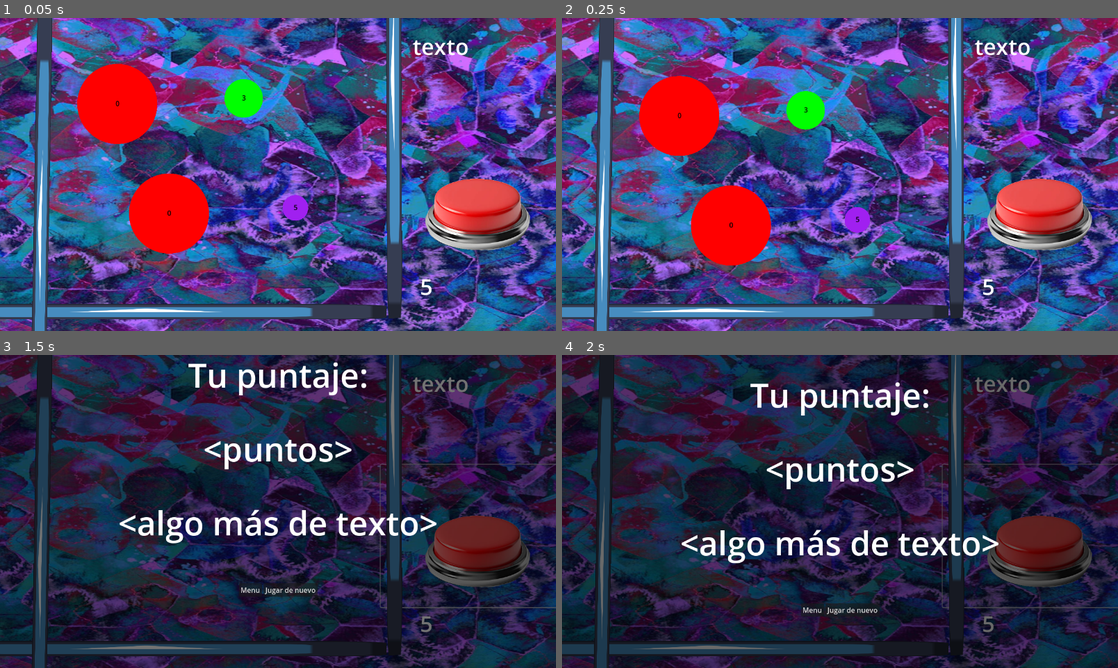
Above: before the commit, frames 1-4 (two rows, left to right).
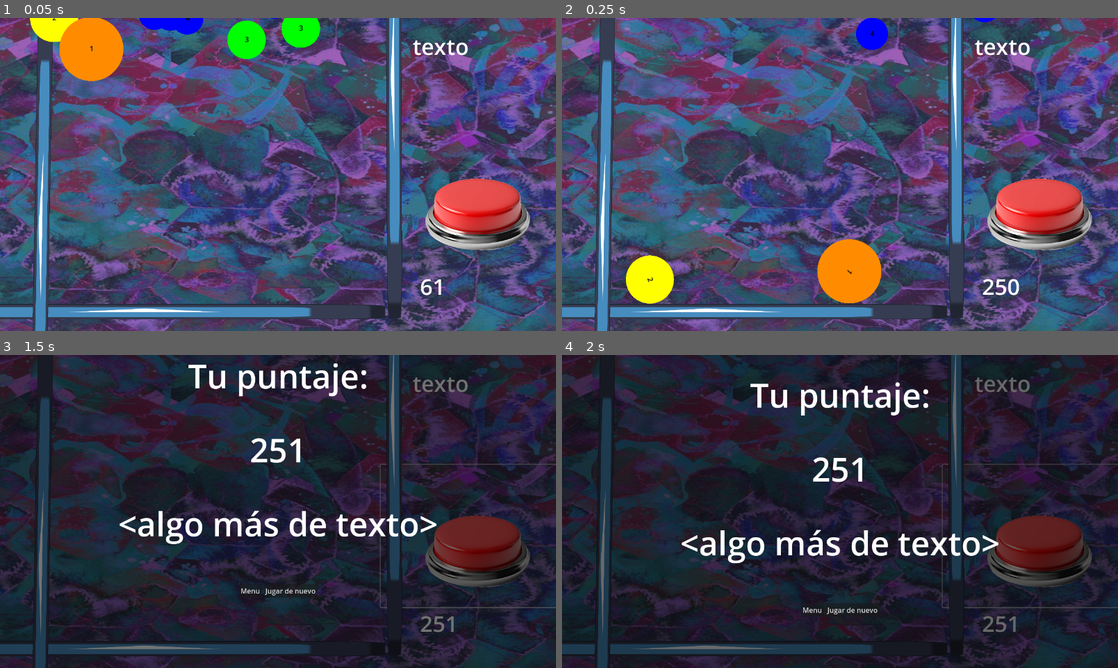
Above: after the commit, the same moments.

Repository: EmpanadaDeAbuela/fusion
Game: Godot game, scene res://Scenes/main.tscn
Same seed, same stepped clock (60 frames per second), same inputs: the game is played once before the commit and once after it. The engine's default icon, where the game draws it, is replaced by a stand-in: a white triangle on a blue panel in a dark square.
Inputs (mouse positions are in pixels of both pictures, inside the frame that each line leads up to):
- Up to frame 1 (0.05 s): no input
- Up to frame 2 (0.25 s): no input
- Up to frame 3 (1.5 s): click (478, 536) at 0.5 s; click "Jugar de nuevo" at 1.25 s
- Up to frame 4 (2 s): no input

The runs differ from the first frame. In frame 1, 56% of the frame differs, in the area x 0-100%, y 0-100%; in frame 2, 57%; in frame 3, 12%; in frame 4, 7.5%.

Commit message:
hola profe

Diff:
--- a/Scenes/main.tscn
+++ b/Scenes/main.tscn
@@ -1,9 +1,8 @@
-[gd_scene load_steps=12 format=3 uid="uid://dw4rb18qjspg0"]
+[gd_scene load_steps=11 format=3 uid="uid://dw4rb18qjspg0"]
 
 [ext_resource type="Texture2D" uid="uid://cintlrmjfsdta" path="res://Sprites/icon.svg" id="1_2tyx8"]
 [ext_resource type="Script" path="res://Scripts/fusionManager.gd" id="1_8st66"]
 [ext_resource type="Script" path="res://Scripts/ballSpawner.gd" id="2_6spoq"]
-[ext_resource type="PackedScene" uid="uid://bn4xb64ckllpp" path="res://Prefabs/ball.tscn" id="2_7qxot"]
 [ext_resource type="Script" path="res://Scripts/clickManager.gd" id="2_ckqlq"]
 [ext_resource type="Texture2D" uid="uid://d17wxgak05jb3" path="res://Sprites/fondoPlacegolder.png" id="2_h3emj"]
 [ext_resource type="Texture2D" uid="uid://be0i0xlrwg0jy" path="res://Sprites/btn.png" id="6_xln5p"]
@@ -18,6 +17,7 @@
 script = ExtResource("1_8st66")
 
 [node name="FondoPlacegolder" type="Sprite2D" parent="."]
+modulate = Color(1, 1, 1, 0.588235)
 position = Vector2(-9.00002, 22)
 scale = Vector2(2.15, 1.245)
 texture = ExtResource("2_h3emj")
@@ -53,7 +53,7 @@
 [node name="Node" type="Node" parent="."]
 
 [node name="Area2D" type="StaticBody2D" parent="Node"]
-position = Vector2(-296, 344)
+position = Vector2(-299.115, 344)
 
 [node name="CollisionShape2D" type="CollisionShape2D" parent="Node/Area2D"]
 position = Vector2(545, -508.5)
@@ -66,7 +66,7 @@
 texture = ExtResource("1_2tyx8")
 
 [node name="Area2D3" type="StaticBody2D" parent="Node"]
-position = Vector2(-13, 687)
+position = Vector2(-11.51, 687)
 
 [node name="Sprite2D" type="Sprite2D" parent="Node/Area2D3"]
 position = Vector2(-532, -539.5)
@@ -104,22 +104,6 @@
 scale = Vector2(8.64844, 0.273437)
 texture = ExtResource("1_2tyx8")
 
-[node name="ball" parent="." instance=ExtResource("2_7qxot")]
-position = Vector2(40, 104)
-instanciadaDesdeEditor = true
-
-[node name="ball2" parent="." instance=ExtResource("2_7qxot")]
-position = Vector2(-79, -148)
-instanciadaDesdeEditor = true
-
-[node name="ball3" parent="." instance=ExtResource("2_7qxot")]
-position = Vector2(-251, 117)
-instanciadaDesdeEditor = true
-
-[node name="ball4" parent="." instance=ExtResource("2_7qxot")]
-position = Vector2(-370, -135)
-instanciadaDesdeEditor = true
-
 [node name="Red-button-isolate-backbround-3d-render-png" type="Sprite2D" parent="."]
 position = Vector2(406, 32)
 scale = Vector2(0.38, 0.38)
@@ -150,8 +134,8 @@
 anchor_right = 0.5
 anchor_bottom = 0.5
 offset_left = -640.0
-offset_top = -1050.0
+offset_top = -1015.0
 offset_right = -640.0
-offset_bottom = -1050.0
+offset_bottom = -1015.0
 
 [connection signal="pressed" from="Button" to="Button" method="_on_pressed"]
--- a/Scripts/ball.gd
+++ b/Scripts/ball.gd
@@ -7,6 +7,7 @@
 
 func _ready() -> void:
 	SignalManager.emit_signal("darPresente")
+	SignalManager.connect("nivelTerminado", desactivarEscena)
 	$sprite.instanciadaDesdeEditor = instanciadaDesdeEditor
 	generarID()
 	#$Label.text = str(get_meta("type"))
@@ -31,3 +32,8 @@
 	#$sprite.setRandomMeta()
 	$sprite.setSprite(setRandomONo)
 	#$Label.text = str(get_meta("type"))
+
+
+func desactivarEscena():
+
+	queue_free()
--- a/Scripts/ballSpawner.gd
+++ b/Scripts/ballSpawner.gd
@@ -3,19 +3,17 @@
 var bola = preload("res://Prefabs/ball.tscn")
 @onready var main = $".."
 
-# Called when the node enters the scene tree for the first time.
 func _ready() -> void:
-	pass # Replace with function body.
+	for n in 20:
+		instanciarBola()
 
-
-# Called every frame. 'delta' is the elapsed time since the previous frame.
 func _process(delta: float) -> void:
 	if Input.is_action_just_pressed("space") and !main.nivelTerminado:
 		instanciarBola()
 
 func instanciarBola():
 	var bolaInstancia = bola.instantiate()
-	#bolaInstancia.get_node("fision").clickManager = $clickManager
-	bolaInstancia.global_position = global_position
+	bolaInstancia.global_position.y = global_position.y
+	bolaInstancia.global_position.x = randf_range(-11.51, -299.115)
 	bolaInstancia.initBola(true)
 	get_parent().call_deferred("add_child", bolaInstancia)
--- a/Scripts/button.gd
+++ b/Scripts/button.gd
@@ -13,3 +13,4 @@
 	tween2.tween_property($"../pantallaFinal", "position", Vector2(0, 0), 1.0)
 
 	SignalManager.emit_signal("nivelTerminado")
+	SignalManager.emit_signal("pedirPuntos")
--- a/Scripts/clickManager.gd
+++ b/Scripts/clickManager.gd
@@ -10,10 +10,15 @@
 	SignalManager.connect("darPresente", ponerPresente)
 	SignalManager.connect("darAusente", ponerAusente)
 	SignalManager.connect("meQuedeQuieto", seQuedoQuieto)
+	SignalManager.connect("pedirPuntos", emitirPuntos)
 
 func _process(delta: float) -> void:
 	label.text = str(clicks)
-	#print(listaBolas)
+	print(listaBolas)
+
+func emitirPuntos():
+	print("se pidieron los pnutos")
+	SignalManager.emit_signal("mandarPuntos", clicks)
 
 func getClicks():
 	return clicks
--- a/Scripts/fision.gd
+++ b/Scripts/fision.gd
@@ -29,7 +29,7 @@
 		if body is RigidBody2D:
 			body.sleeping = false
 			var dir = (body.global_position - rango.global_position).normalized()
-			var fuerza = 1000/divisor
+			var fuerza = 1000.0/divisor
 			body.apply_impulse(dir * fuerza, Vector2.ZERO)
 
 func explode():
--- a/Scripts/fusion.gd
+++ b/Scripts/fusion.gd
@@ -3,7 +3,7 @@
 @onready var bola = $".."
 @onready var fision = $"../fision"
 
-signal setEnergy(nrg:int);
+#signal setEnergy(nrg:int);
 
 var fusionPoints = 10
 
--- a/Scripts/fusionManager.gd
+++ b/Scripts/fusionManager.gd
@@ -8,7 +8,7 @@
 
 func _ready():
 	SignalManager.connect("fusionar", fusionar)
-	SignalManager.connect("nivelTerminado", desactivarEscena)
+
 
 func fusionar(token: int, newPosition:Vector2, type:int):
 
@@ -28,18 +28,11 @@
 
 	if type < 5:
 		bolaInstancia.set_meta("type", type+1)
+		get_parent().call_deferred("add_child", bolaInstancia) #para que no se loopee
 	else:
 		bolaInstancia.set_meta("type", 0)
 
-	get_parent().call_deferred("add_child", bolaInstancia)
+	#get_parent().call_deferred("add_child", bolaInstancia)
 
 func sumarClicksDependiendoDeTipo(type:int):
-	SignalManager.emit_signal("sumarClicks", 1)
-
-func desactivarEscena():
-
-	nivelTerminado = true
-
-	for node in get_children():
-		if node is RigidBody2D:
-			node.queue_free()
+	SignalManager.emit_signal("sumarClicks", 1)#type
--- a/Scripts/pantalla_final.gd
+++ b/Scripts/pantalla_final.gd
@@ -1,6 +1,7 @@
 extends Control
 
-
+func _ready() -> void:
+	SignalManager.connect("mandarPuntos", setearPuntaje)
 
 func _on_menu_button_pressed() -> void:
 	get_tree().change_scene_to_file("res://Scenes/menu.tscn")
@@ -8,3 +9,6 @@
 
 func _on_replay_button_pressed() -> void:
 	get_tree().reload_current_scene()
+
+func setearPuntaje(puntos:int):
+	$VBoxContainer/Label2.text = str(puntos)
--- a/Scripts/signalManager.gd
+++ b/Scripts/signalManager.gd
@@ -9,3 +9,5 @@
 signal meQuedeQuieto()
 
 signal nivelTerminado()
+signal pedirPuntos()
+signal mandarPuntos(puntos:int)
Not shown, changed: puntos.txt
Not shown, changed: README.md
